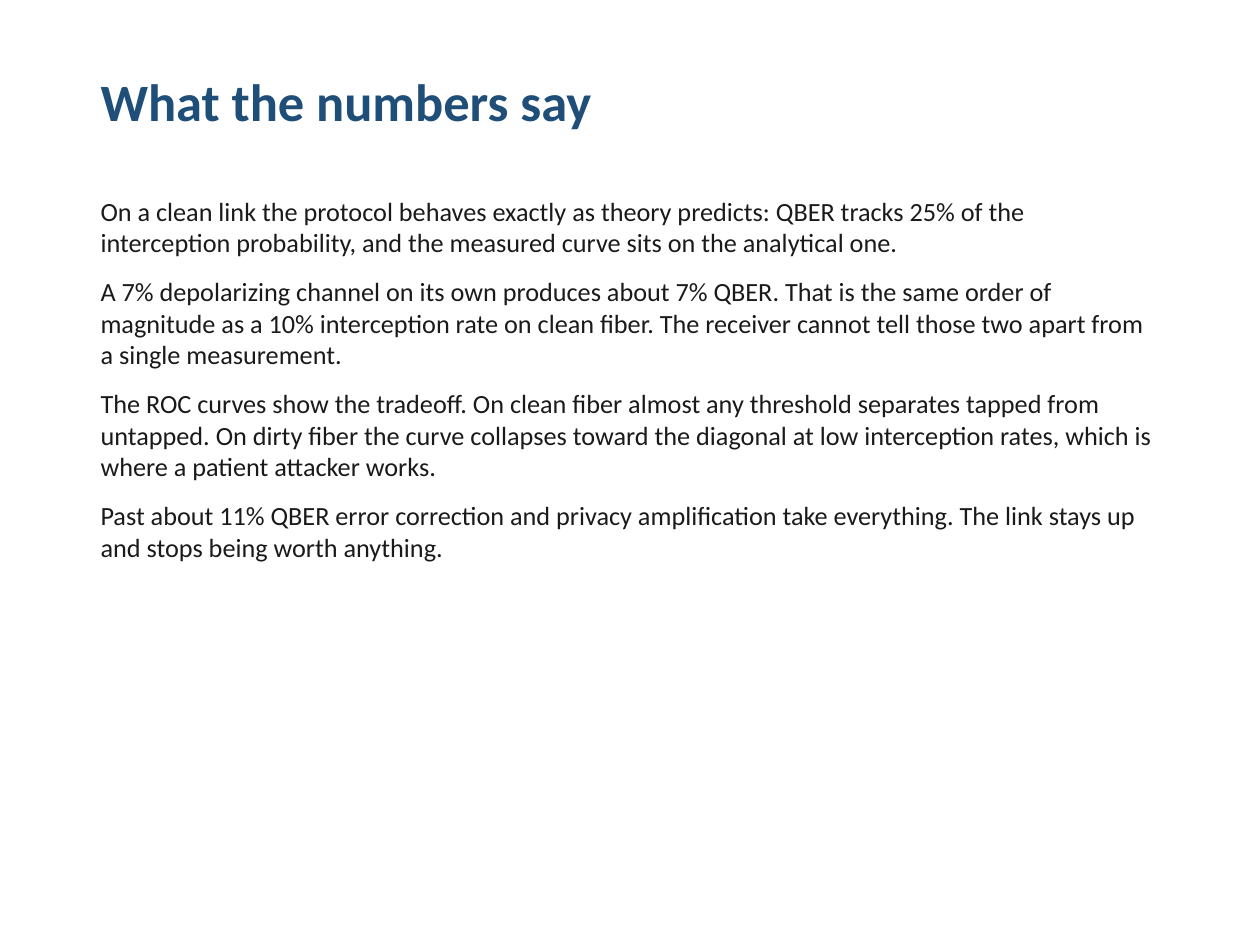
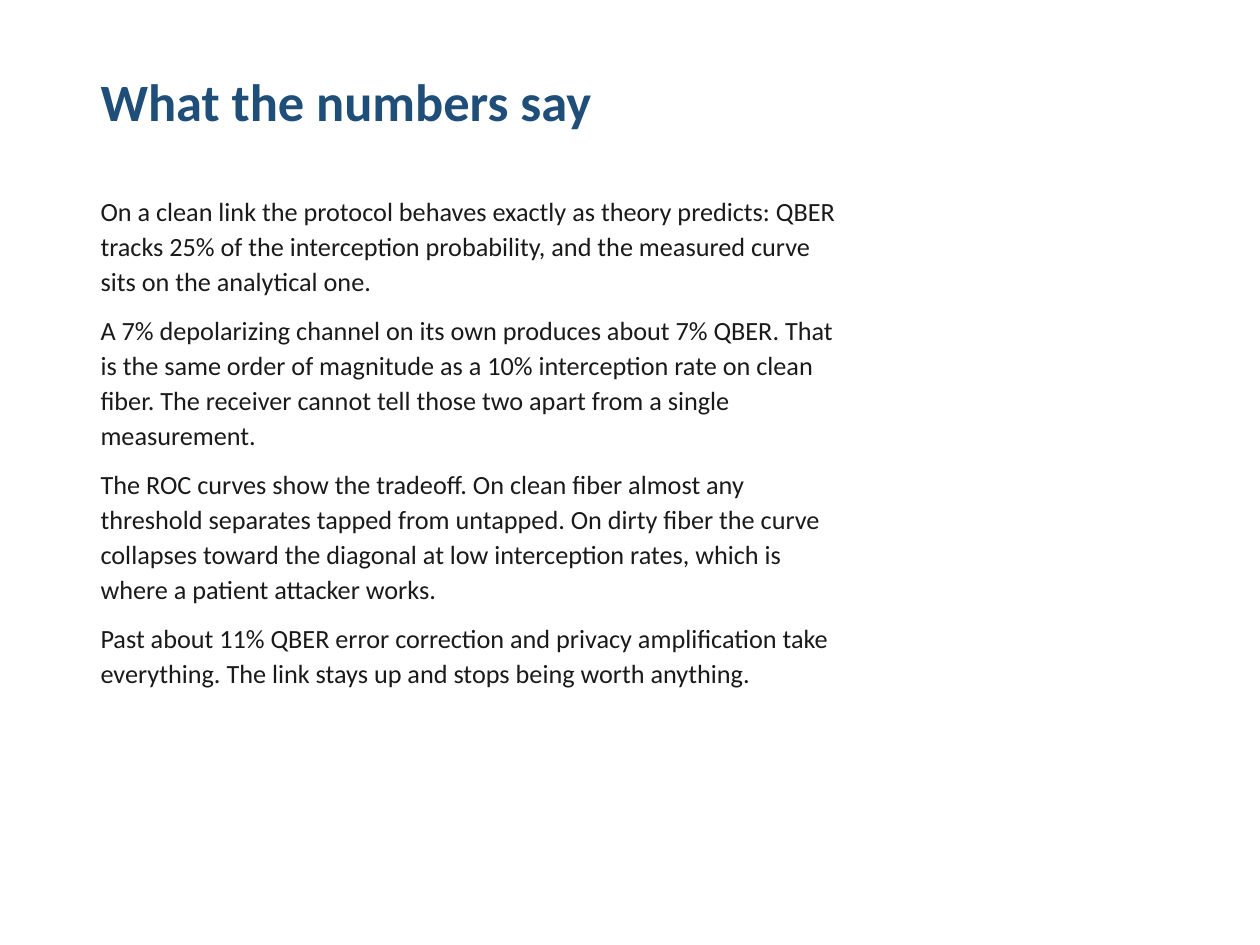
Before and after one commit to ChiaraDeVenuto/evesense-qkd, a slide deck: slide 8 of report/evesense_deck.pptx. Drawn at 1260x945 pixels with LibreOffice and Linux fonts; fonts in the diff are those of the drawing. Boxes give left, top, right and bottom in pixels: in the first picture for what was removed or moved away, otherwise in the second. Text is boxed around its words. In the diff, an @@ line names an element or a change of style, - is before the commit and + after.

```diff
--- a/report/evesense_deck.pptx
+++ b/report/evesense_deck.pptx
@@ text at bbox=[101, 202, 835, 688]: text changed @@
-On a clean link the protocol behaves exactly as theory predicts: QBER tracks 25% of the interception probability, and the measured curve sits on the analytical one.
-A 7% depolarizing channel on its own produces about 7% QBER. That is the same order of magnitude as a 10% interception rate on clean fiber. The receiver cannot tell those two apart from a single measurement.
-The ROC curves show the tradeoff. On clean fiber almost any threshold separates tapped from untapped. On dirty fiber the curve collapses toward the diagonal at low interception rates, which is where a patient attacker works.
-Past about 11% QBER error correction and privacy amplification take everything. The link stays up and stops being worth anything.
+On a clean link the protocol behaves exactly as theory predicts: QBER
+tracks 25% of the interception probability, and the measured curve
+sits on the analytical one.
+A 7% depolarizing channel on its own produces about 7% QBER. That
+is the same order of magnitude as a 10% interception rate on clean
+fiber. The receiver cannot tell those two apart from a single
+measurement.
+The ROC curves show the tradeoff. On clean fiber almost any
+threshold separates tapped from untapped. On dirty fiber the curve
+collapses toward the diagonal at low interception rates, which is
+where a patient attacker works.
+Past about 11% QBER error correction and privacy amplification take
+everything. The link stays up and stops being worth anything.
```
Also in this commit, not shown: 5 other slides changed, 2 other files.
